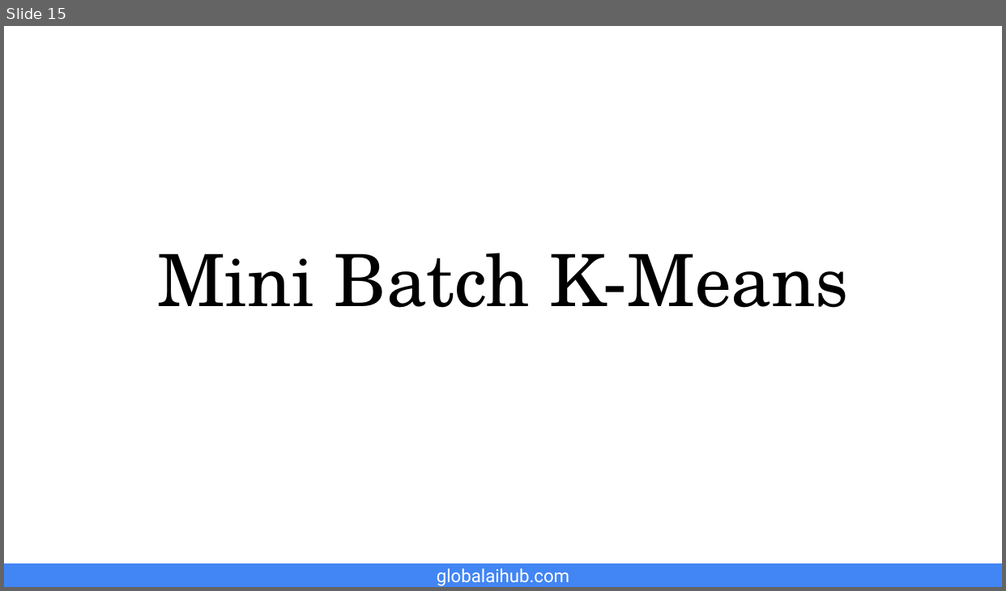
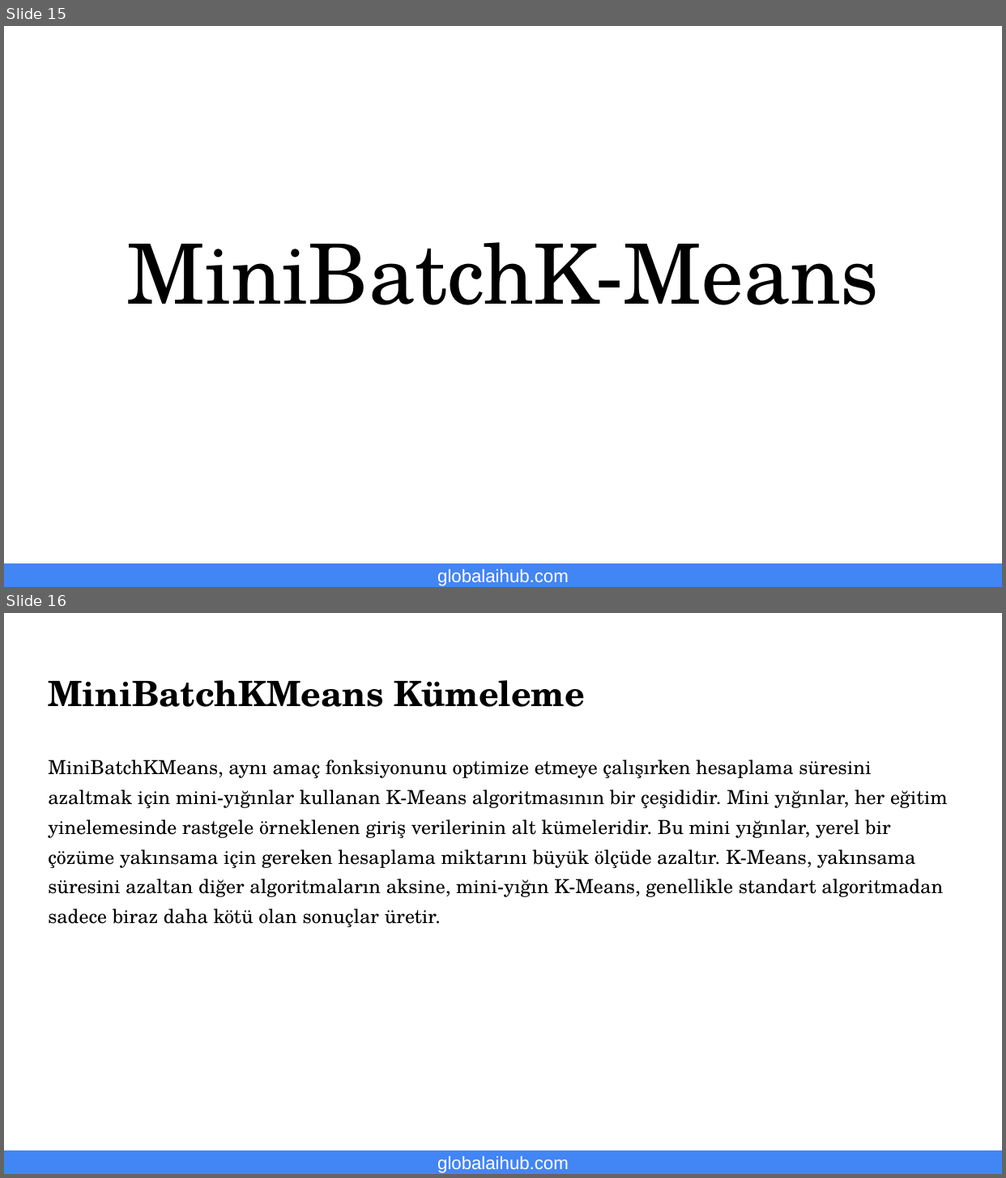
Before and after one commit to gaih/introduction-to-machine-learning, a slide deck: Presentations/Day 5 Presentation.pptx. Shown one above the other, each under a label of ours: slide 15 before the commit, slides 15 and 16 after it. The pictures are 1006x591 and 1006x1178 pixels, drawn with LibreOffice and Linux fonts; fonts in the diff are those of the drawing; background and template pictures are left out. Boxes give left, top, right and bottom in pixels: in the first picture for what was removed or moved away, otherwise in the second. Text is boxed around its words. In the diff, an @@ line names an element or a change of style, - is before the commit and + after.

```diff
--- a/Presentations/Day 5 Presentation.pptx
+++ b/Presentations/Day 5 Presentation.pptx
@@ slide 16 added at box(4, 613, 1002, 1174), background #FFFFFF; not listed: 2 template elements that a slide beside it also shows @@
@@ title added at box(48, 680, 585, 707), 25.2 pt, text #000000, bold @@
+MiniBatchKMeans Kümeleme
@@ text added at box(48, 760, 948, 927), 14 pt, text #000000 @@
+MiniBatchKMeans, aynı amaç fonksiyonunu optimize etmeye çalışırken hesaplama süresini azaltmak için mini-yığınlar kullanan K-Means algoritmasının bir çeşididir. Mini yığınlar, her eğitim yinelemesinde rastgele örneklenen giriş verilerinin alt kümeleridir. Bu mini yığınlar, yerel bir çözüme yakınsama için gereken hesaplama miktarını büyük ölçüde azaltır. K-Means, yakınsama süresini azaltan diğer algoritmaların aksine, mini-yığın K-Means, genellikle standart algoritmadan sadece biraz daha kötü olan sonuçlar üretir.
@@ slide 15 changed as well @@
@@ title at box(127, 242, 880, 305): text changed; size 52 to 60 pt @@
-Mini Batch K-Means
+MiniBatchK-Means
@@ text "globalaihub.com" at box(437, 570, 569, 587): font Roboto to Arial @@
```
Also in this commit, not shown: 5 other slides changed, 11 other slides added, 12 slides removed, 2 other files.
